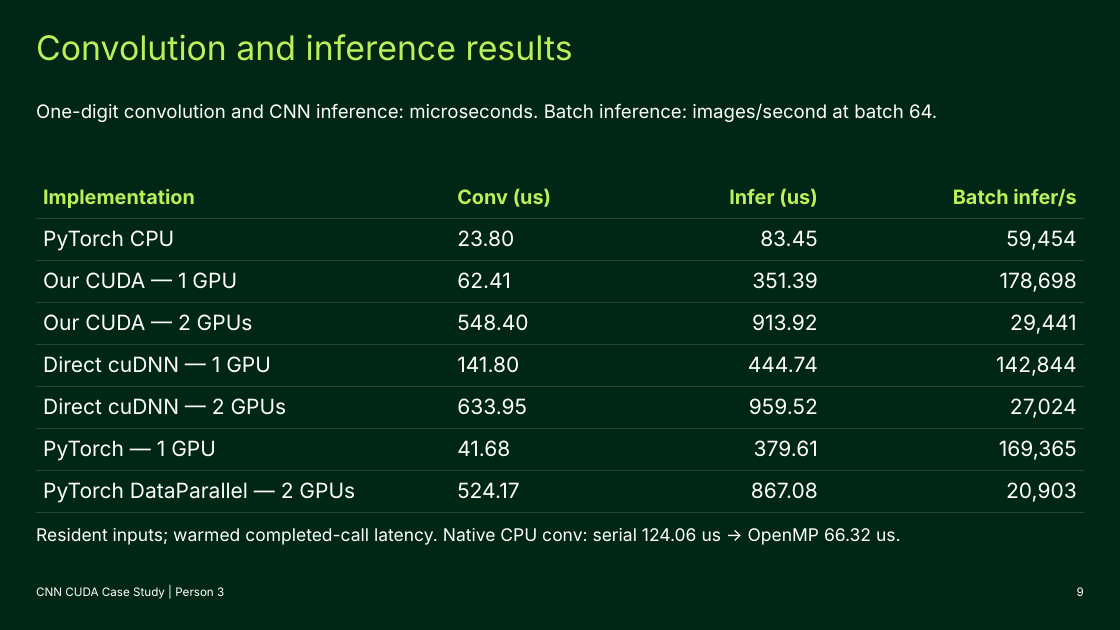
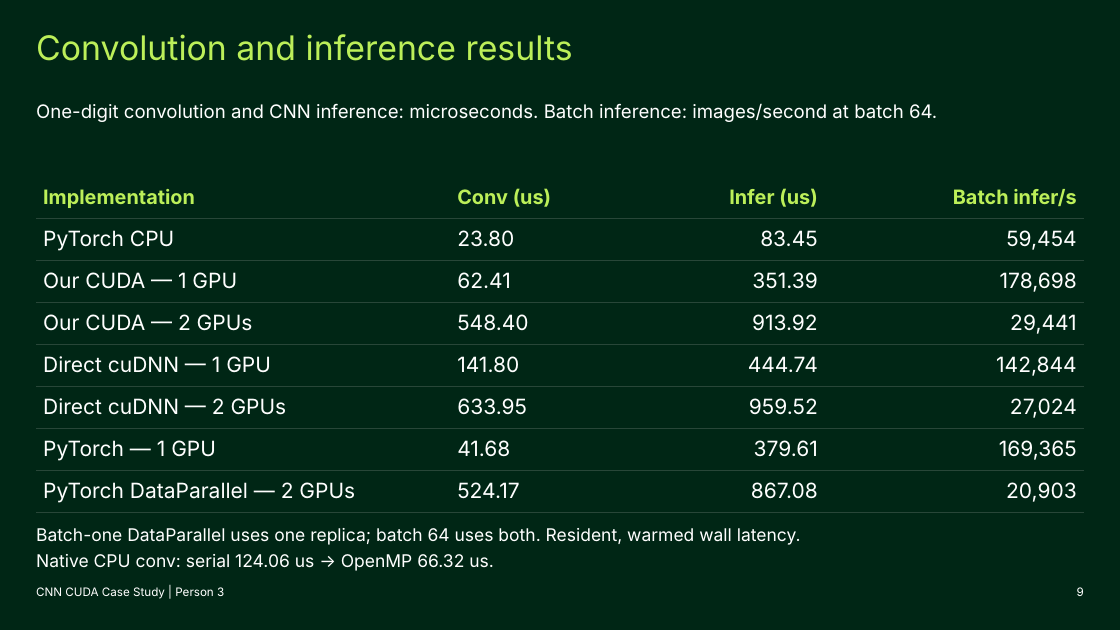
Before and after one commit to saltypal/CNN-CUDA-Case-Study, a slide deck: slide 9 of presentation/CNN_CUDA_Case_Study.pptx. Drawn at 1120x630 pixels with LibreOffice and Linux fonts; fonts in the diff are those of the drawing. Boxes give left, top, right and bottom in pixels: in the first picture for what was removed or moved away, otherwise in the second. Text is boxed around its words. In the diff, an @@ line names an element or a change of style, - is before the commit and + after.

```diff
--- a/presentation/CNN_CUDA_Case_Study.pptx
+++ b/presentation/CNN_CUDA_Case_Study.pptx
@@ text at [36, 528, 801, 571]: text changed @@
-Resident inputs; warmed completed-call latency. Native CPU conv: serial 124.06 us -> OpenMP 66.32 us.
+Batch-one DataParallel uses one replica; batch 64 uses both. Resident, warmed wall latency.
+Native CPU conv: serial 124.06 us -> OpenMP 66.32 us.
```
